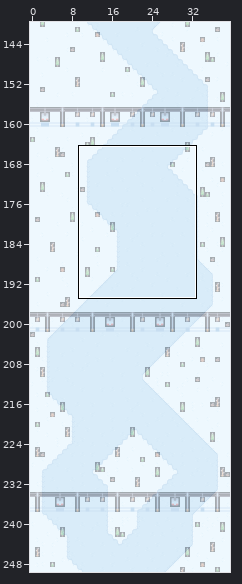
LDtk project -- ski.ldtk. The picture above shows the old version from afar; the outline marks the close-up.
Close-up. First the earlier version:
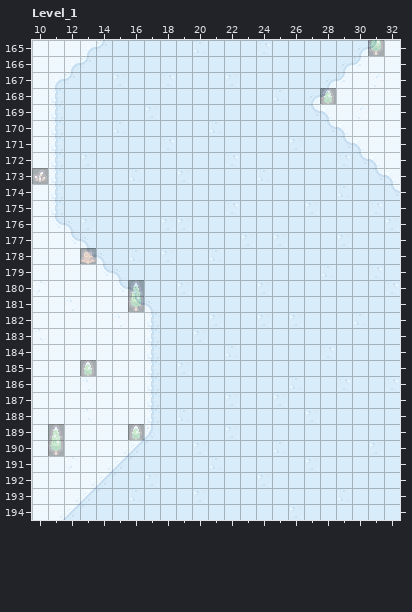
Cells are 16x16 px. Shown: Level_1 x 10..32, y 165..194. The commit also changed other parts of the map, which this record leaves out.
Now the later version:
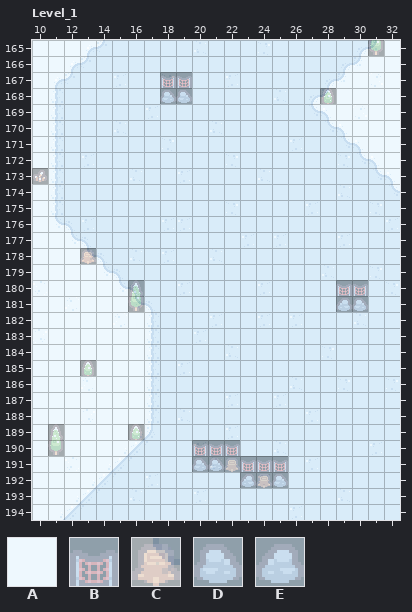
Key: from "SkiTiles": A 0, B 10, C 47, D 81, E 81 flipped left-right.
_ is an empty cell.
See-through tiles are keyed as they look on the map.
Edits made:
Layer "Layer_1":
The author changed tile A to tile B in row 167 at x 18 to 19; in row 180 at x 29 to 30; in row 190 at x 20 to 22; in row 191 at x 23 to 25.
The author changed tile A to tile C in row 191 at x 22; in row 192 at x 24.
The author changed tile A to tile D in row 168 at x 18 to 19; in row 181 at x 30; in row 191 at x 20 to 21; in row 192 at x 25.
The author changed tile A to tile E in row 181 at x 29; in row 192 at x 23.
Boxes around the changes in both close-ups, in picture pixels (x1, y1, x2, y2):
changed: (160, 72, 192, 104)
changed: (336, 280, 368, 312)
changed: (192, 440, 288, 488)
